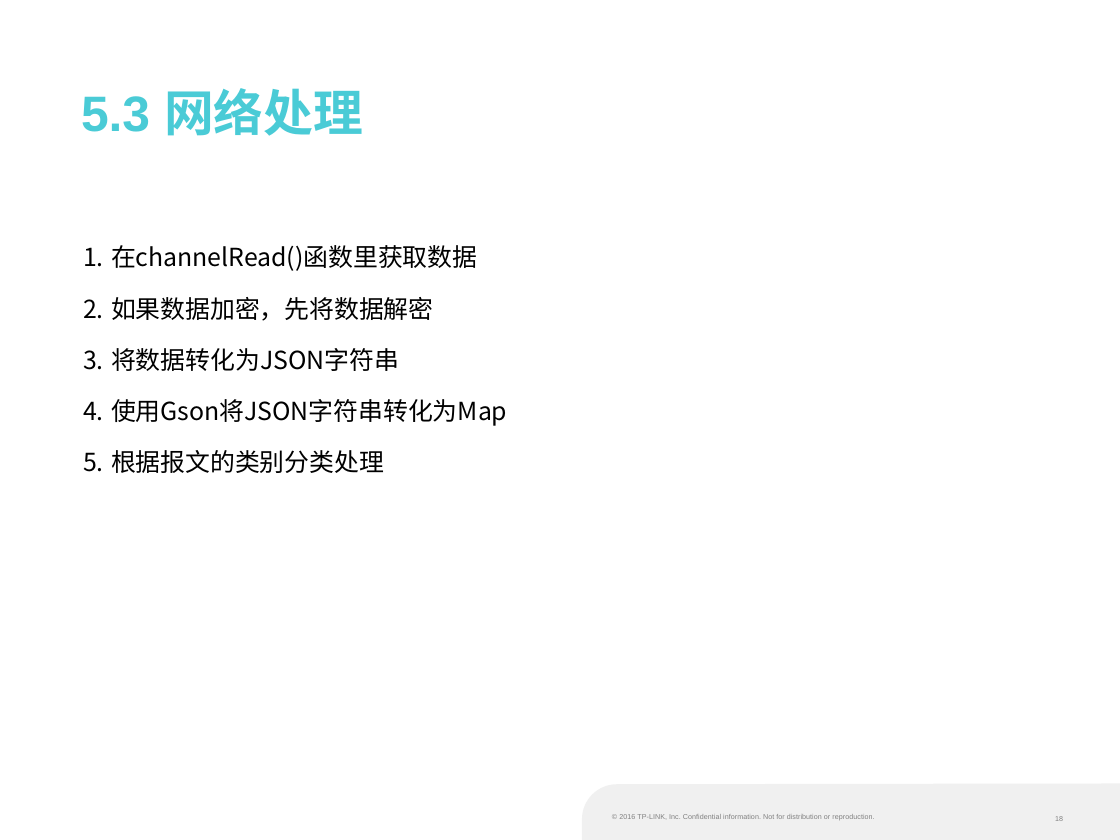
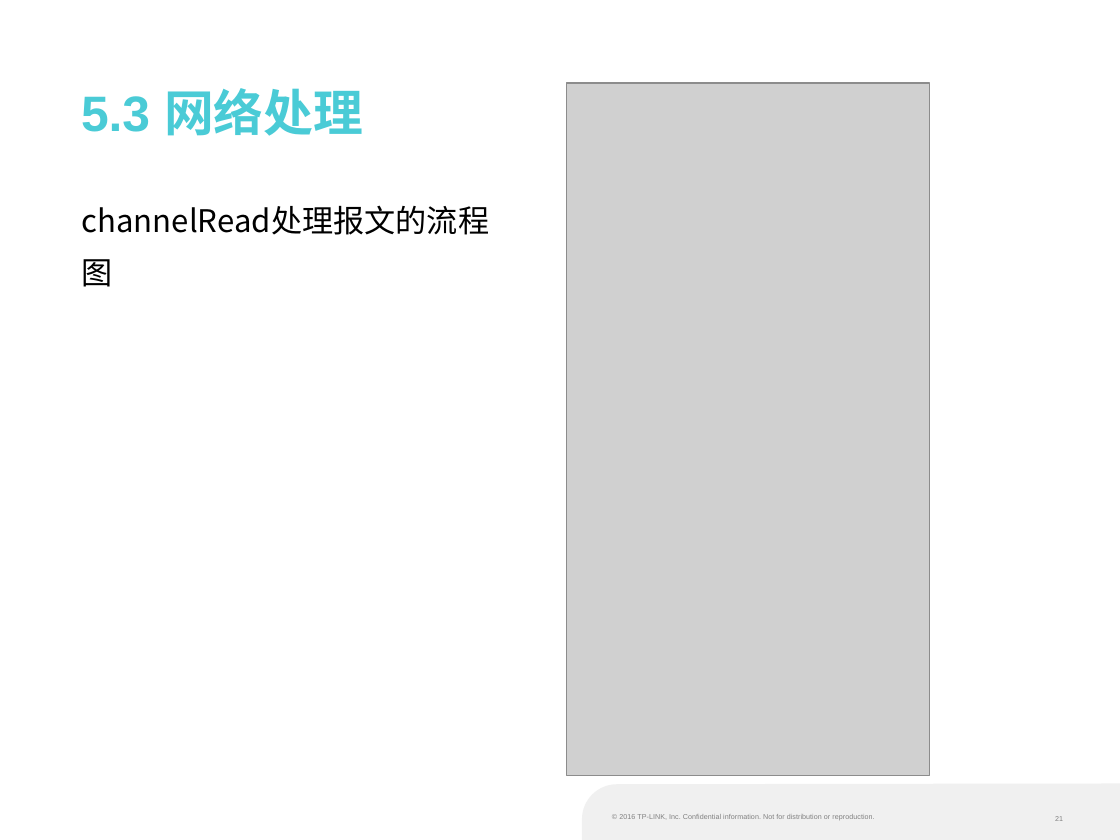
Before and after one commit to liufangri/eapsimulator, a slide deck: slide 21 of docs/培训课题/W10582孙晓宇.pptx (slide 18 before the commit). Drawn at 1120x840 pixels with LibreOffice and Linux fonts; fonts in the diff are those of the drawing; grey boxes stand for pictures; background and template pictures are left out. Boxes give left, top, right and bottom in pixels: in the first picture for what was removed or moved away, otherwise in the second. Text is boxed around its words. In the diff, an @@ line names an element or a change of style, - is before the commit and + after.

```diff
--- a/docs/培训课题/W10582孙晓宇.pptx
+++ b/docs/培训课题/W10582孙晓宇.pptx
@@ picture added at (567, 83, 930, 775) @@
@@ text added at (71, 180, 526, 255), 20 pt, text #000000 @@
+channelRead处理报文的流程图
@@ text removed at (111, 245, 507, 473) @@
-1. 在channelRead()函数里获取数据
-2. 如果数据加密，先将数据解密
-3. 将数据转化为JSON字符串
-4. 使用Gson将JSON字符串转化为Map
-5. 根据报文的类别分类处理
```
Also in this commit, not shown: 16 other slides changed, 6 slides added, 1 slide removed, 6 other files.
